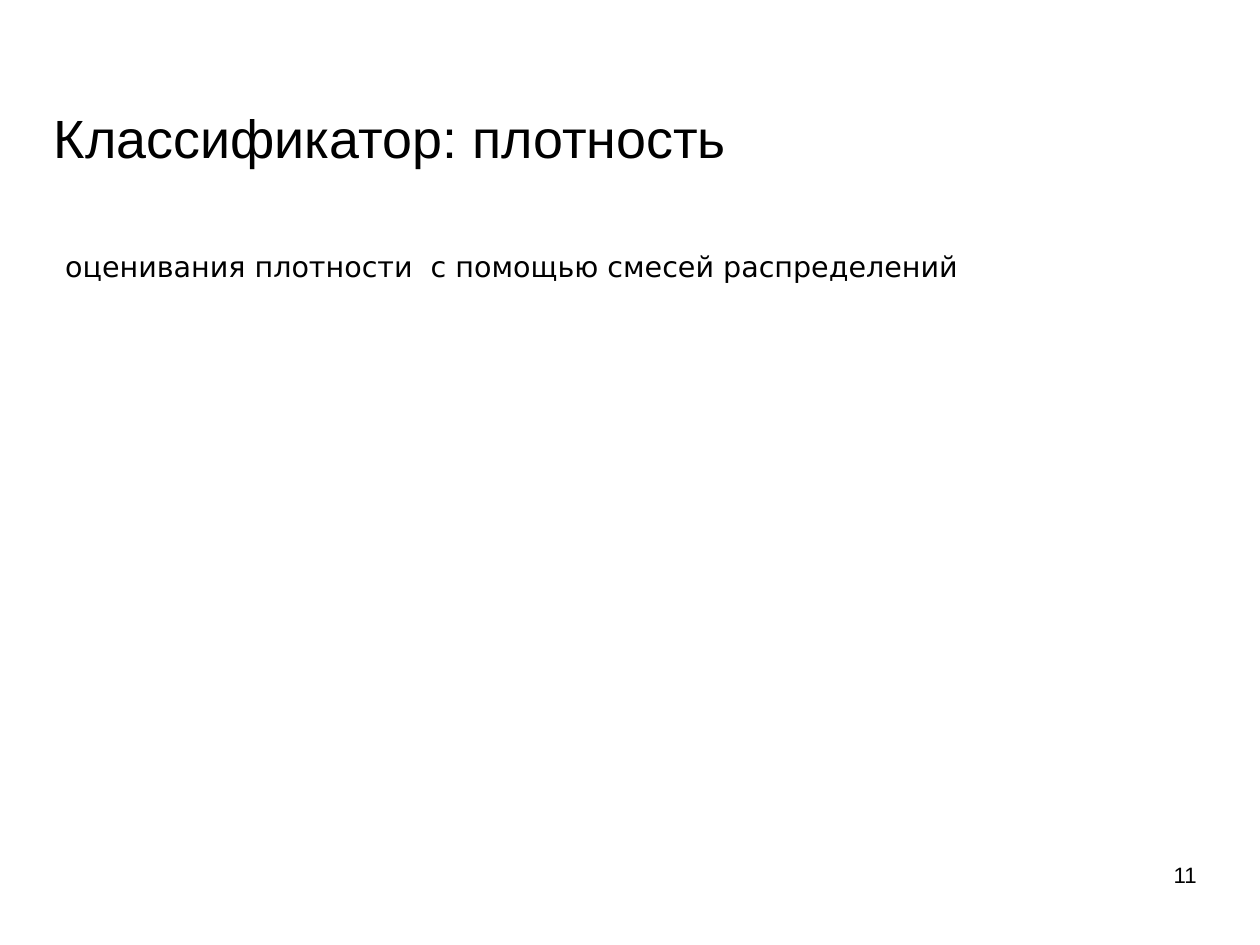
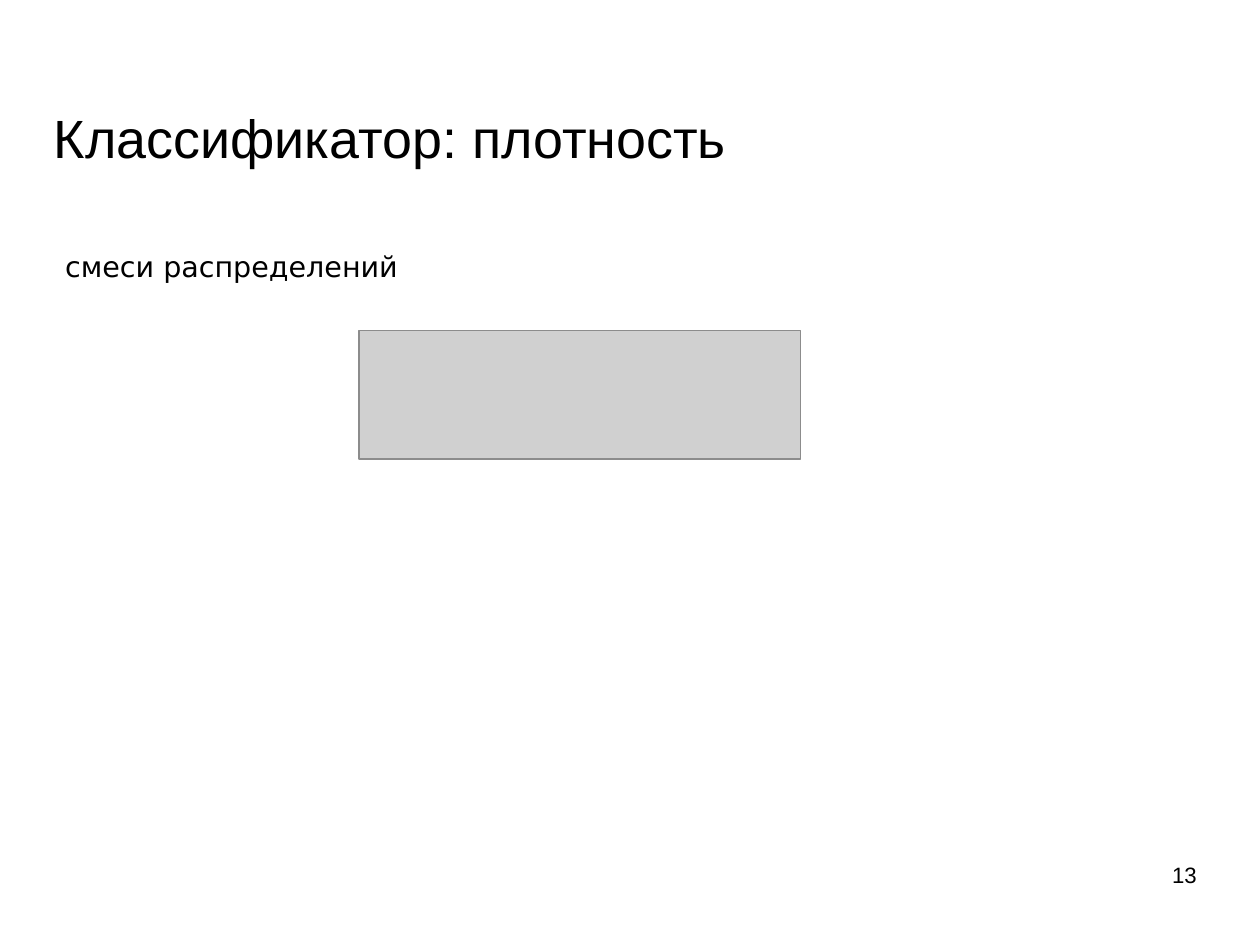
Before and after one commit to mechanoid5/ml_lectorium_legacy, a slide deck: slide 13 of 04-bayes.odp (slide 11 before the commit). Drawn at 1260x945 pixels with LibreOffice and Linux fonts; fonts in the diff are those of the drawing; grey boxes stand for pictures; background and template pictures are left out. Boxes give left, top, right and bottom in pixels: in the first picture for what was removed or moved away, otherwise in the second. Text is boxed around its words. In the diff, an @@ line names an element or a change of style, - is before the commit and + after.

```diff
--- a/04-bayes.odp
+++ b/04-bayes.odp
@@ text removed at (65,255,958,283) @@
-оценивания плотности с помощью смесей распределений
@@ text added at (65,255,398,283), 18 pt, text #000000 @@
+смеси распределений
@@ picture added at (359,330,802,458) @@
@@ page number at (1172,867,1197,884): text changed @@
-11
+13
```
Also in this commit, not shown: 10 other slides changed, 10 slides added, 1 slide removed, 4 other files.
